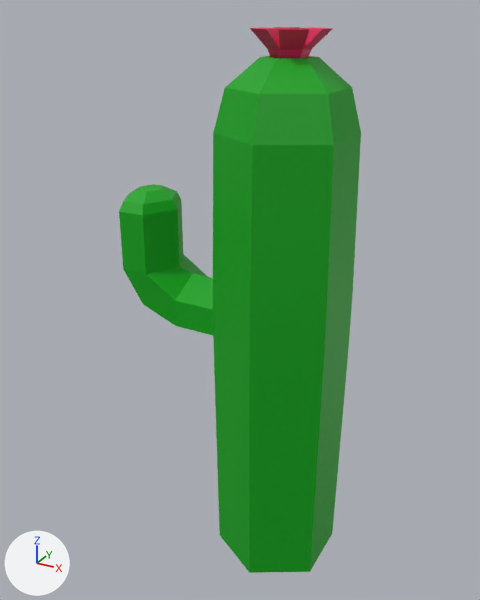
What one commit did to the FBX model Models/Environment/Cactus1.fbx.
Before and after are seen from a 50 mm lens placed at (1.1, -2.39, 2.45), pointed at (-0.23, 0.04, 1.24). The axes (+X, +Y, +Z) are drawn at lower left. The lights are the same throughout. Where no turn or scale is listed for an object, it has been applied to the vertices.
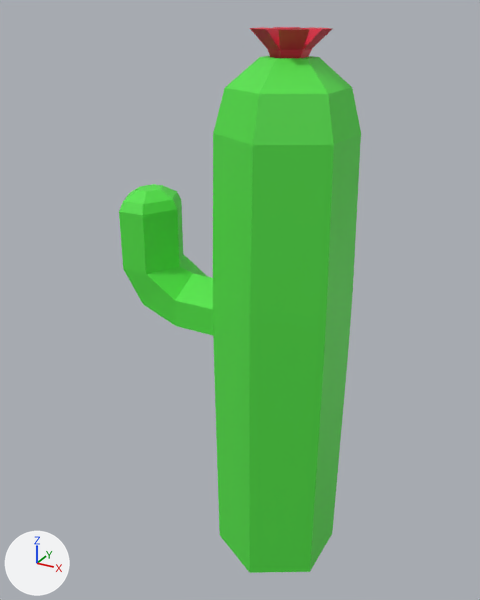
The newer file is also turned or shifted as a whole; pictures and numbers use the older file's frame.

What differs and where, as boxes (x1, y1, x2, y2) in the pictures (480 x 600 px):
part 1 of me_cylinder_016, recoloured: (119, 56, 361, 573) in both

Edits to the bpy script that builds the scene:
```text
Add mat_leaves3:
    mat_leaves3 = principled_material('Leaves3')
    mat_leaves3.base_color = (0.0887, 0.799, 0.063)  # green #54e747
Change me_cylinder_016:
    where me_cylinder_016.from_pydata(...)  # 109 vertices, 107 faces; spans x -0.79..0.26, y -0.3..0.3, z 0.0..2.38
    used by ob_cylinder_002; location = (0.0, 0.0, 0.0)
    me_cylinder_016 part 1: all 77 faces that had it switch from mat_cactus1 (green #00a712) to mat_leaves3 (green #54e747)
```
